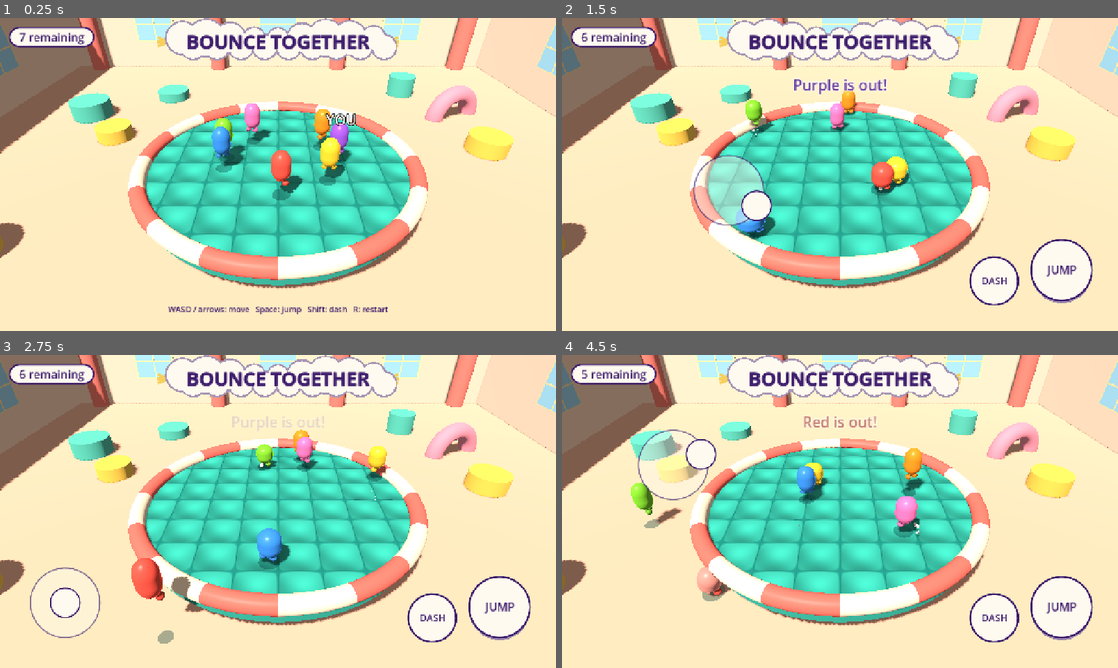
Above: before the commit, frames 1-4 (two rows, left to right).
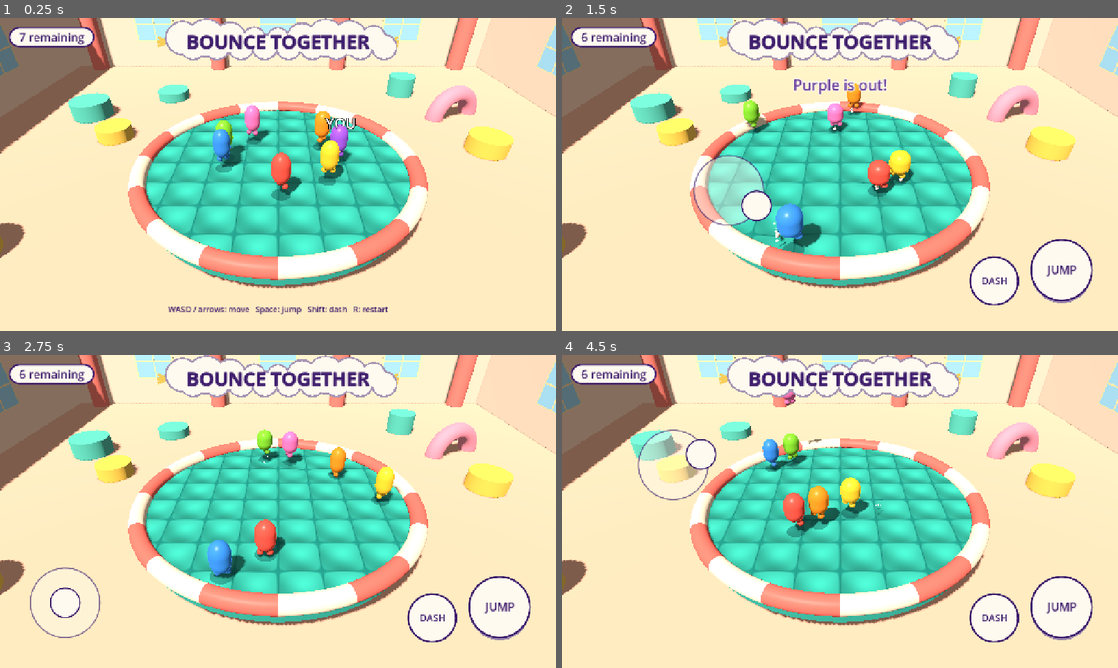
Above: after the commit, the same moments.

Repository: oronanschel/bounce-together
Game: Godot game, scene res://scenes/main.tscn
Same seed, same stepped clock (60 frames per second), same inputs: the game is played once before the commit and once after it.
Inputs (mouse positions are in pixels of both pictures, inside the frame that each line leads up to):
- Up to frame 1 (0.25 s): no input
- Up to frame 2 (1.5 s): move the mouse to (962, 158) at 0.52 s; hold D (move_right) 0.53-1.25 s; tap Shift (dash) at 0.6 s; click (962, 158) at 0.67 s; tap Space (jump) at 0.77 s; drag from (728, 190) to (812, 237) at 1.27 s
- Up to frame 3 (2.75 s): move the mouse to (333, 442) at 2.02 s; hold D (move_right) from 2.03 s (still down); tap Shift (dash) at 2.1 s
- Up to frame 4 (4.5 s): release D (move_right) at 2.75 s; drag from (812, 574) to (673, 464) at 2.77 s; move the mouse to (1006, 558) at 3.52 s; hold A (move_left) 3.53-4.25 s; tap Shift (dash) at 3.6 s; tap Space (jump) at 3.77 s; drag from (673, 464) to (756, 433) at 4.27 s

The runs differ from the first frame. In frame 1, 1.0% of the frame differs, in the area x 38-64%, y 27-59%; in frame 2, 2.4%; in frame 3, 4.4%; in frame 4, 4.5%, in the area x 3-66%, y 4-79%.

Commit message:
Use a floatier rise and faster fall
Assisted-by: Codex:GPT-6 (Karma42 agent codex-bouncer)

Diff:
--- a/scripts/physics_tuning.gd
+++ b/scripts/physics_tuning.gd
@@ -5,9 +5,11 @@
 const ARENA_RADIUS := 8.0
 const OUT_HEIGHT := -0.8
 const MOVE_SPEED := 6.0
-const MOVE_ACCEL := 30.0
+const GROUND_ACCEL := 30.0
+const AIR_ACCEL := 30.0
 const JUMP_VELOCITY := 9.0
-const GRAVITY := 22.0
+const RISE_GRAVITY := 22.0
+const FALL_GRAVITY_MULTIPLIER := 1.35
 const BOUNCE_RATIO := 0.58
 const MIN_BOUNCE_VELOCITY := 5.0
 const TIMED_BOUNCE_BONUS := 3.0
--- a/scripts/player.gd
+++ b/scripts/player.gd
@@ -40,7 +40,10 @@
 
 func _physics_process(delta: float) -> void:
 	if not is_on_floor():
-		velocity.y -= Tuning.GRAVITY * delta
+		var gravity := Tuning.RISE_GRAVITY
+		if velocity.y < 0.0:
+			gravity *= Tuning.FALL_GRAVITY_MULTIPLIER
+		velocity.y -= gravity * delta
 		_last_fall_speed = max(_last_fall_speed, -velocity.y)
 
 	var input := Vector2.ZERO
@@ -56,8 +59,9 @@
 		knockback += Vector3(_last_direction.x, 0, _last_direction.y) * Tuning.DASH_IMPULSE
 		_dash_cooldown = Tuning.DASH_COOLDOWN
 	var target := Vector3(input.x, 0, input.y) * Tuning.MOVE_SPEED
-	velocity.x = move_toward(velocity.x, target.x, Tuning.MOVE_ACCEL * delta)
-	velocity.z = move_toward(velocity.z, target.z, Tuning.MOVE_ACCEL * delta)
+	var acceleration := Tuning.GROUND_ACCEL if is_on_floor() else Tuning.AIR_ACCEL
+	velocity.x = move_toward(velocity.x, target.x, acceleration * delta)
+	velocity.z = move_toward(velocity.z, target.z, acceleration * delta)
 
 	_jump_buffer = maxf(0.0, _jump_buffer - delta)
 	if not is_out and (bot_jump if is_bot else Input.is_action_just_pressed("jump")):
--- a/tests/bounce_smoke.gd
+++ b/tests/bounce_smoke.gd
@@ -13,6 +13,14 @@
 		game.players[i].set_physics_process(false)
 		game.players[i].position = Vector3(30 + i * 2, 1, 0)
 	var p = game.players[0]
+	p.position = Vector3(0, 5, 0)
+	p.velocity = Vector3(0, 5, 0)
+	p._physics_process(0.01)
+	var rise_change: float = 5.0 - p.velocity.y
+	p.velocity.y = -5.0
+	p._physics_process(0.01)
+	var fall_change: float = -5.0 - p.velocity.y
+	assert(fall_change > rise_change)
 	p.position = Vector3(0, 0.5, 0)
 	p.velocity = Vector3(0, -6, 0)
 	var normal := await _wait_for_rebound(p)
Binary file added: docs/screenshots/floaty-bounce.png
Not shown, changed: build/web-compact/index.pck.wasm
Not shown, changed: build/web/index.pck
